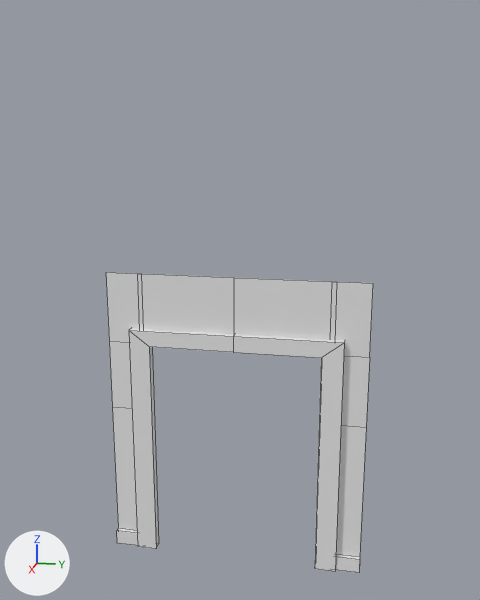
The FBX model LD56/Assets/Models/blockout assets/open door.fbx, before and after one commit.
One viewpoint serves both versions: a camera (50 mm lens) standing at (3.69, 0.98, 3.32) and looking at (-1.03, 0.04, 2.14). The axes (+X, +Y, +Z) are drawn at lower left. The lights are the same throughout. Mesh edges are drawn as thin lines. Where no turn or scale is listed for an object, it has been applied to the vertices.

Before the edit, the objects in view are built like this:
```python
me_sphere_010 = bpy.data.meshes.new('Sphere.010')
me_sphere_010.from_pydata(...)  # 64 vertices, 44 faces; spans x -1.02..-0.95, y -1.0..1.0, z 0.0..2.31
# before: 20 (-1.0, -1.0, 2.31) at pixel (105, 272), 21 (-1.0, -0.75, 2.31) at pixel (137, 273), 27 (-1.0, -0.71, 2.31) at pixel (141, 273), 30 (-1.0, 0.0, 2.31) at pixel (234, 277), 32 (-1.0, 0.71, 2.31) at pixel (332, 281)
# before: 35 (-1.0, 0.75, 2.31) at pixel (337, 281), 38 (-1.0, 1.0, 2.31) at pixel (373, 283)
ob_sphere_009 = bpy.data.objects.new('Sphere.009', me_sphere_010)
ob_sphere_009.location = (0.0, 0.0, 0.0)
```
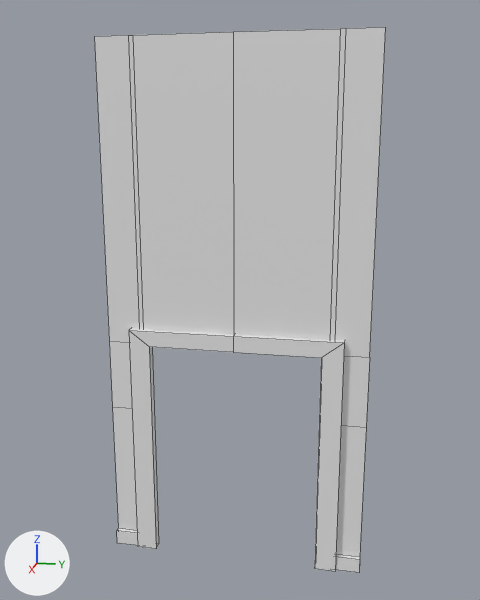
The newer file is also rescaled (x2.5) as a whole; pictures and numbers use the older file's frame.

Changed parts and their boxes (x1, y1, x2, y2) in the pictures (480 x 600 px; the box of a moved part takes in the faces that stretch with it):
```json
{"object": "Sphere.009", "change": "reshaped", "before": [106, 272, 373, 573], "after": [94, 27, 386, 573], "on screen": "9% wider, 81% taller"}
{"part": 1, "of": "me_sphere_010", "change": "moved or reshaped", "before": [106, 272, 373, 340], "after": [94, 27, 386, 340]}
```

The change, as JSON lines over the scene's bpy script:
```json
{"block": "me_sphere_010", "where": "me_sphere_010.from_pydata(...)  # 64 vertices, 44 faces; spans x -1.02..-0.95, y -1.0..1.0, z 0.0..2.31"}
{"block": "me_sphere_010", "where": "# used by ob_sphere_009; location = (0.0, 0.0, 0.0)"}
{"block": "me_sphere_010", "change": "me_sphere_010 part 1"}
{"op": "add", "block": "me_sphere_010", "code": "for i in [20, 21, 27, 30, 32, 35, 38]: me_sphere_010.vertices[i].co += Vector((0.0, 0.0, 1.69))"}
```
